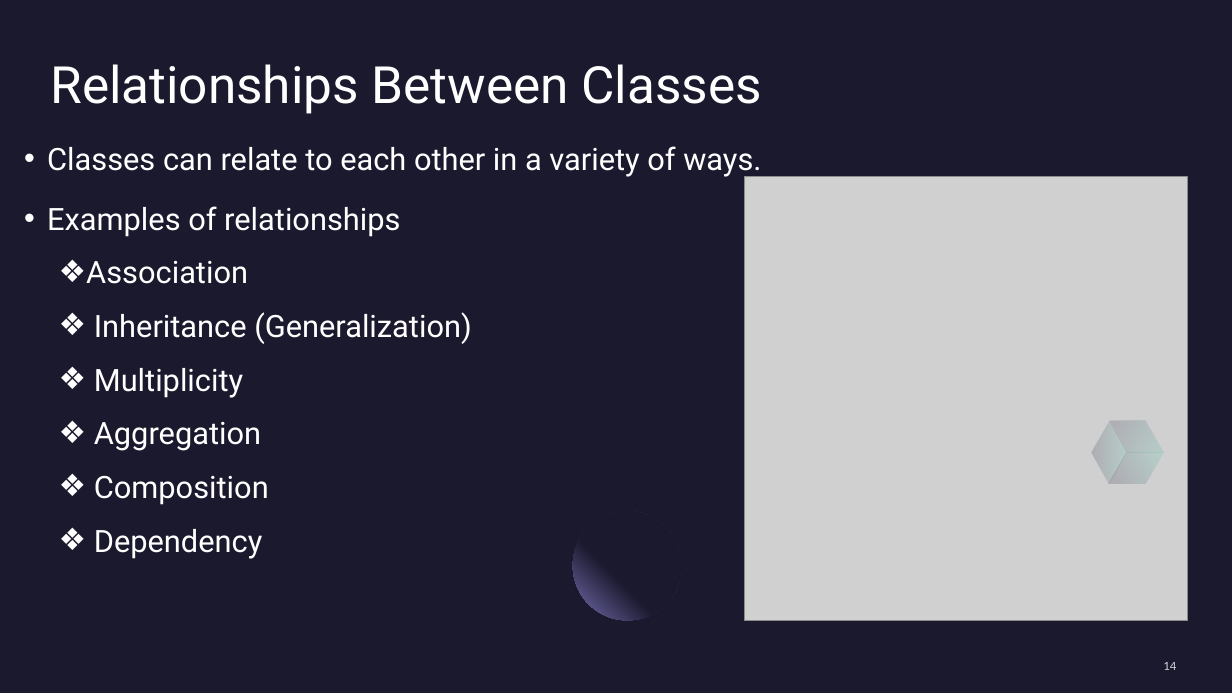
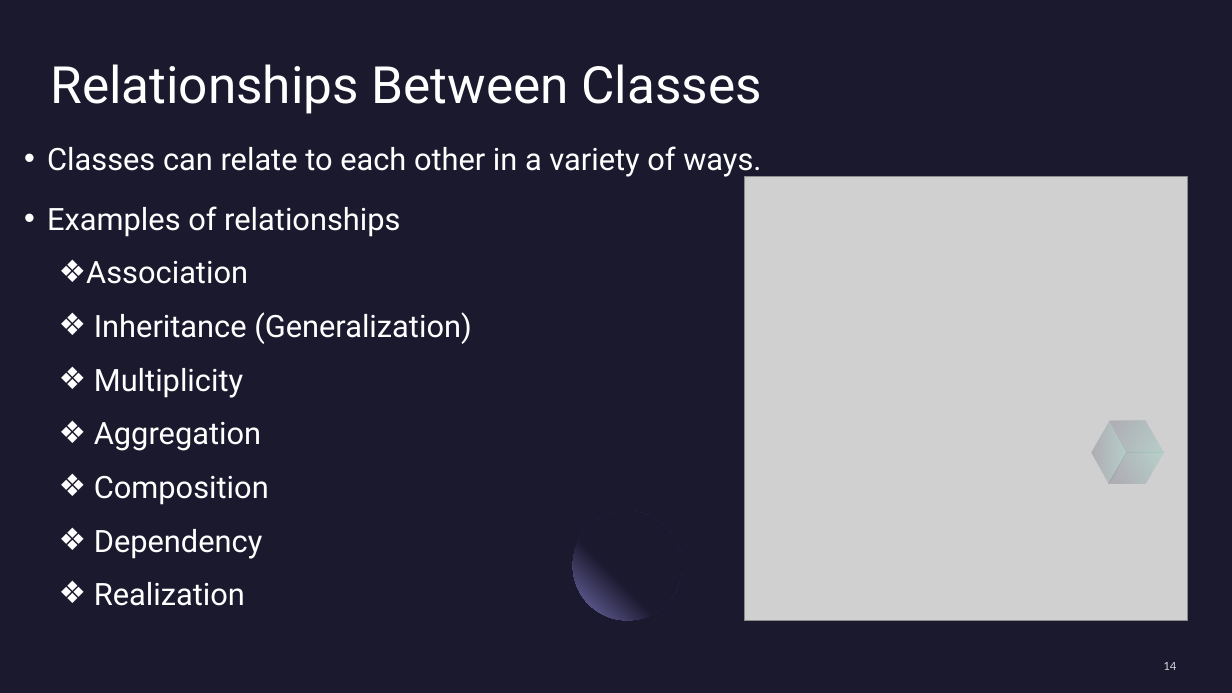
Before and after one commit to draidyn/ATMApplication, a slide deck: slide 14 of FinalPresentationClassDiagram.pptx. Drawn at 1232x693 pixels with LibreOffice and Linux fonts; fonts in the diff are those of the drawing; grey boxes stand for pictures. Boxes give left, top, right and bottom in pixels: in the first picture for what was removed or moved away, otherwise in the second. Text is boxed around its words. In the diff, an @@ line names an element or a change of style, - is before the commit and + after.

Commit message:
Added missing realization relationship to list

```diff
--- a/FinalPresentationClassDiagram.pptx
+++ b/FinalPresentationClassDiagram.pptx
@@ subtitle at (x1=94, y1=582, x2=245, y2=606): paragraph added @@
+  ❖ Realization
```
Also in this commit, not shown: 4 other slides changed.
